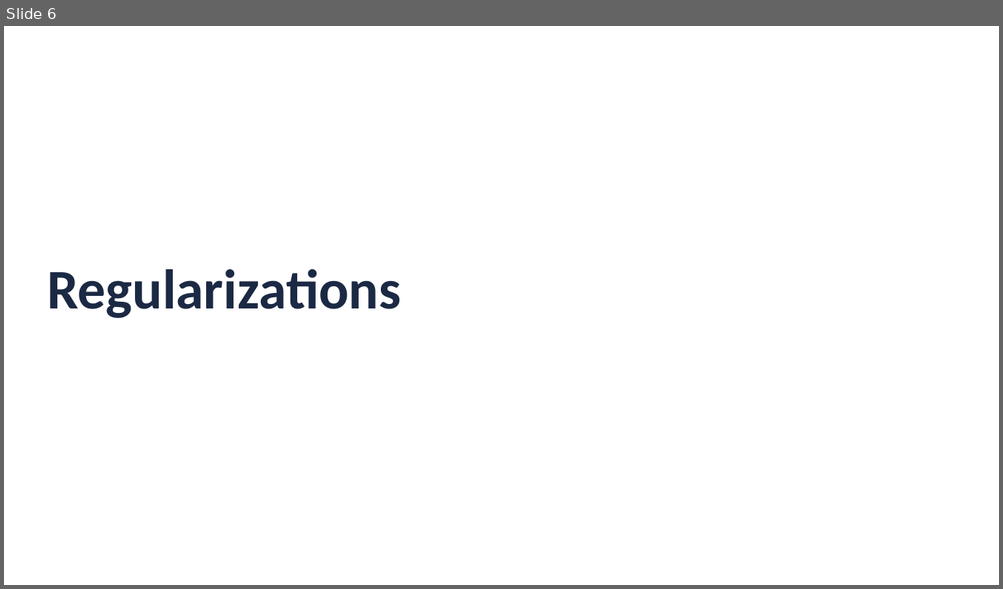
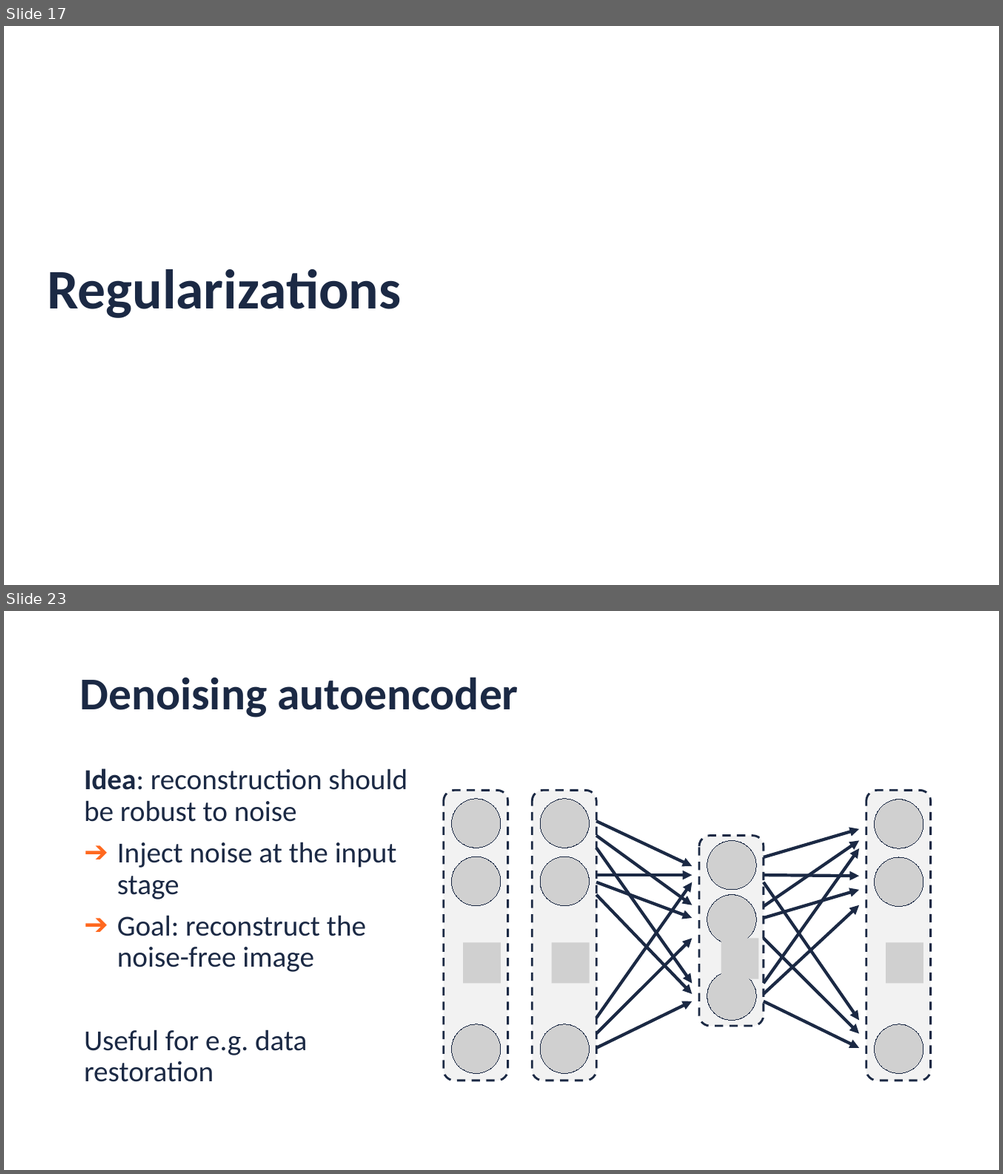
Before and after one commit to JorisRoels/deep-learning-biology, a slide deck: slides/2020-dlb-5-unsupervised-neural-networks.pptx. Shown one above the other, each under a label of ours: slide 6 before the commit, slides 17 and 23 after it; the slides between them are not shown. The pictures are 1003x589 and 1003x1174 pixels, drawn with LibreOffice and Linux fonts; fonts in the diff are those of the drawing; grey boxes stand for pictures; background and template pictures are left out. Boxes give left, top, right and bottom in pixels: in the first picture for what was removed or moved away, otherwise in the second. Text is boxed around its words. In the diff, an @@ line names an element or a change of style, - is before the commit and + after.

```diff
--- a/slides/2020-dlb-5-unsupervised-neural-networks.pptx
+++ b/slides/2020-dlb-5-unsupervised-neural-networks.pptx
@@ slide 23 added at bbox=[4, 611, 999, 1170], background #FFFFFF @@
@@ title added at bbox=[79, 677, 518, 718], 44 pt, text #1B2944, bold @@
+Denoising autoencoder
@@ text added at bbox=[84, 769, 407, 1082], 28 pt, text #1B2944 @@
+Idea: reconstruction should be robust to noise
+➔ Inject noise at the input stage
+➔ Goal: reconstruct the noise-free image
+Useful for e.g. data restoration
@@ arrow added from (597, 821) to (692, 866), #1B2944 3 pt @@
@@ arrow added from (763, 857) to (859, 829), #1B2944 3 pt @@
@@ arrow added from (597, 835) to (692, 906), #1B2944 3 pt @@
@@ arrow added from (597, 849) to (692, 984), #1B2944 3 pt @@
@@ arrow added from (763, 906) to (859, 841), #1B2944 3 pt @@
@@ arrow added from (763, 984) to (859, 849), #1B2944 3 pt @@
@@ arrow added from (597, 875) to (692, 875), #1B2944 3 pt @@
@@ arrow added from (763, 875) to (859, 876), #1B2944 3 pt @@
@@ arrow added from (597, 883) to (692, 918), #1B2944 3 pt @@
@@ arrow added from (597, 895) to (692, 994), #1B2944 3 pt @@
@@ arrow added from (597, 1019) to (692, 883), #1B2944 3 pt @@
@@ arrow added from (763, 883) to (859, 1021), #1B2944 3 pt @@
@@ arrow added from (763, 918) to (859, 890), #1B2944 3 pt @@
@@ arrow added from (763, 994) to (859, 906), #1B2944 3 pt @@
@@ group added at bbox=[444, 790, 508, 1080]: 4 pictures, 1 rounded rectangle @@
@@ group added at bbox=[532, 790, 597, 1080]: 4 pictures, 1 rounded rectangle @@
@@ arrow added from (597, 1034) to (692, 939), #1B2944 3 pt @@
@@ group added at bbox=[700, 835, 763, 1026]: 4 pictures, 1 rounded rectangle @@
@@ arrow added from (763, 939) to (859, 1034), #1B2944 3 pt @@
@@ group added at bbox=[866, 790, 930, 1080]: 4 pictures, 1 rounded rectangle @@
@@ arrow added from (597, 1048) to (692, 1002), #1B2944 3 pt @@
@@ arrow added from (763, 1002) to (859, 1048), #1B2944 3 pt @@
@@ what was slide 6 is now slide 17 @@
```
Also in this commit, not shown: 2 slides changed, 24 other slides added, 1 slide removed, 1 other file.
